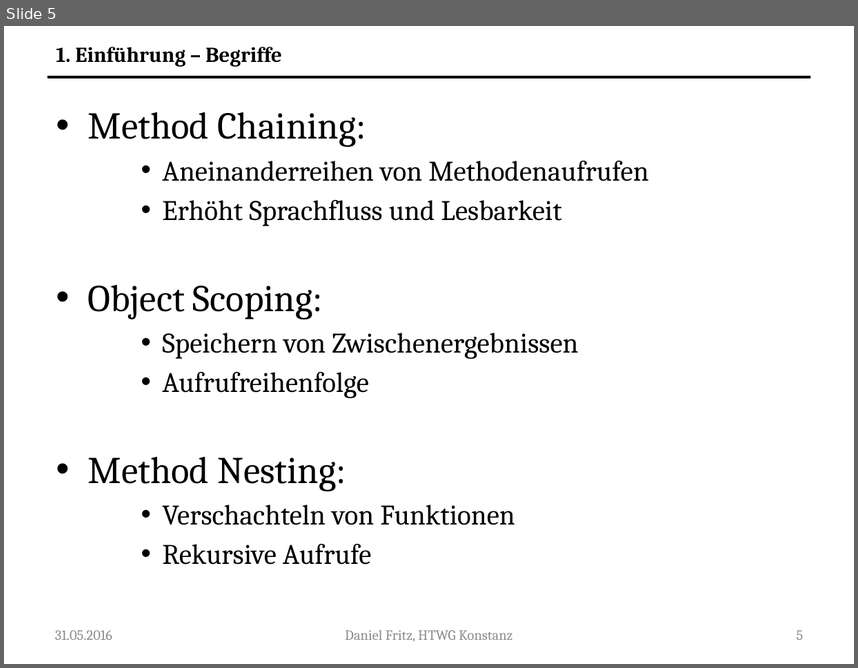
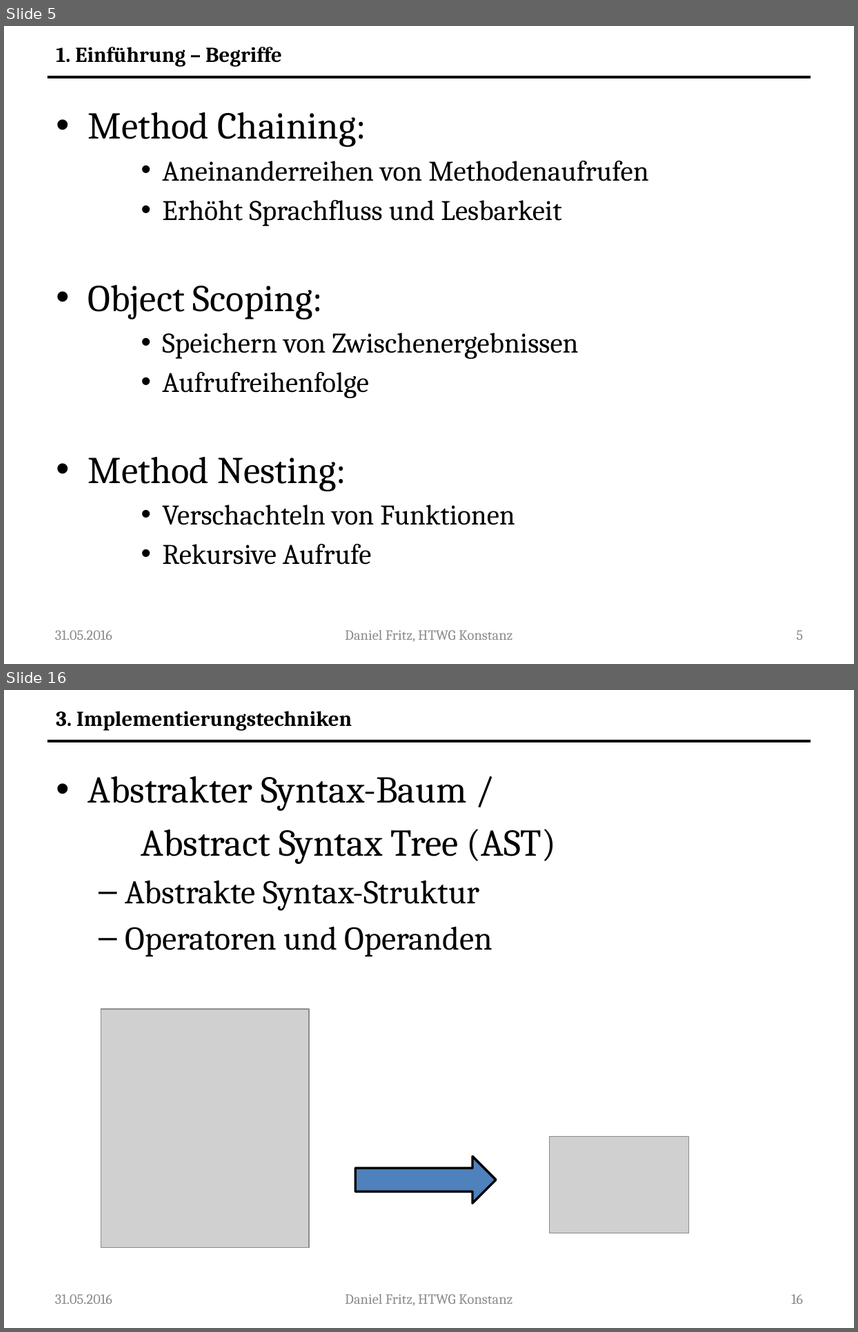
Before and after one commit to Guldenbart/MA, a slide deck: ppt/MA_neu.pptx. Shown one above the other, each under a label of ours: slide 5 before the commit, slides 5 and 16 after it; the slides between them are not shown. The pictures are 858x668 and 858x1332 pixels, drawn with LibreOffice and Linux fonts; fonts in the diff are those of the drawing; grey boxes stand for pictures. Boxes give left, top, right and bottom in pixels: in the first picture for what was removed or moved away, otherwise in the second. Text is boxed around its words. In the diff, an @@ line names an element or a change of style, - is before the commit and + after.

```diff
--- a/ppt/MA_neu.pptx
+++ b/ppt/MA_neu.pptx
@@ slide 16 added at (x1=4, y1=690, x2=854, y2=1328), background #FFFFFF; not listed: 1 template element that a slide beside it also shows @@
@@ text added at (x1=56, y1=711, x2=352, y2=731), 18 pt, text #000000, bold @@
+3. Implementierungstechniken
@@ text added at (x1=88, y1=776, x2=556, y2=956), 28 pt, text #000000 @@
+• Abstrakter Syntax-Baum /
+Abstract Syntax Tree (AST)
+  – Abstrakte Syntax-Struktur
+  – Operatoren und Operanden
@@ picture added at (x1=101, y1=1009, x2=309, y2=1248) @@
@@ picture added at (x1=550, y1=1136, x2=689, y2=1233) @@
@@ right arrow added at (x1=355, y1=1156, x2=495, y2=1203), fill #4F81BD, outline #000000 2 pt @@
@@ text added at (x1=55, y1=1294, x2=112, y2=1303), 12 pt, text #8C8C8C @@
+31.05.2016
@@ text added at (x1=345, y1=1294, x2=513, y2=1305), 12 pt, text #8C8C8C @@
+Daniel Fritz, HTWG Konstanz
@@ page number added at (x1=791, y1=1294, x2=803, y2=1303), 12 pt, text #8C8C8C @@
+16
```
Also in this commit, not shown: 32 slides changed, 3 other slides added.
